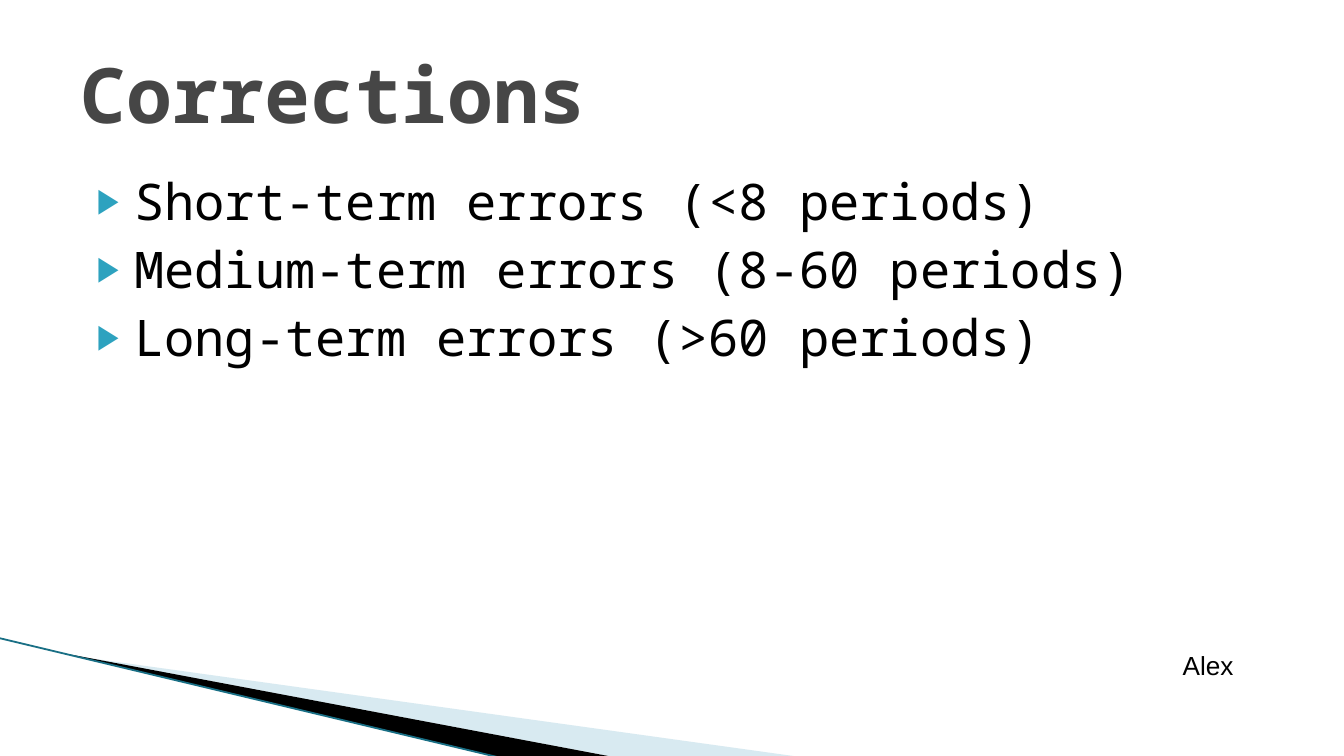
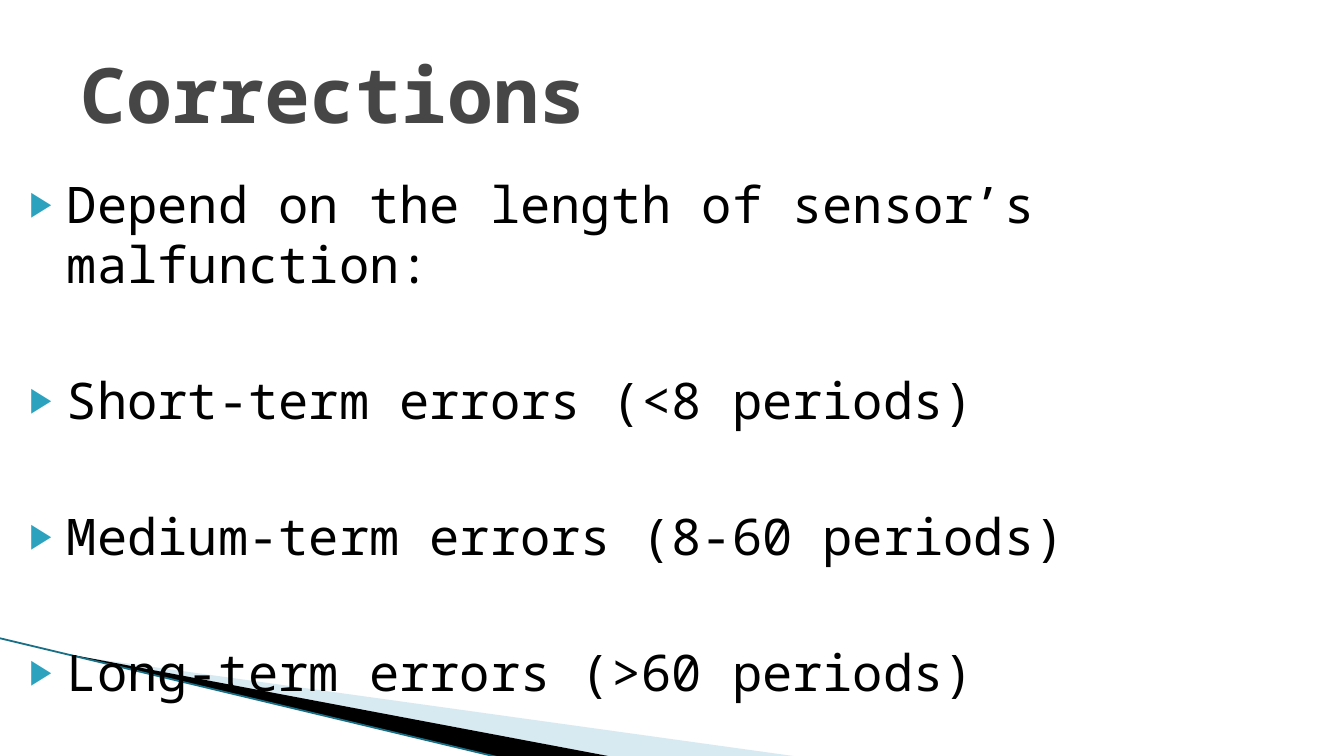
Before and after one commit to macejova/Ecox-seminar-project, a slide deck: slide 11 of prez/Macejovsky_Pardubicky_prez.pptx (slide 10 before the commit). Drawn at 1344x756 pixels with LibreOffice and Linux fonts; fonts in the diff are those of the drawing; background and template pictures are left out. Boxes give left, top, right and bottom in pixels: in the first picture for what was removed or moved away, otherwise in the second. Text is boxed around its words. In the diff, an @@ line names an element or a change of style, - is before the commit and + after.

```diff
--- a/prez/Macejovsky_Pardubicky_prez.pptx
+++ b/prez/Macejovsky_Pardubicky_prez.pptx
@@ text "Depend on the length of ...": place and size @@
-text "Depend on the length of ..." at [134, 181, 1132, 369]
+text "Depend on the length of ..." at [67, 184, 1065, 703]
@@ text at [67, 184, 1035, 284]: paragraph added @@
+▶ Depend on the length of sensor’s malfunction:
@@ text removed at [1183, 656, 1234, 676] @@
-Alex
```
Also in this commit, not shown: 11 other slides changed, 2 slides added, 1 slide removed.
